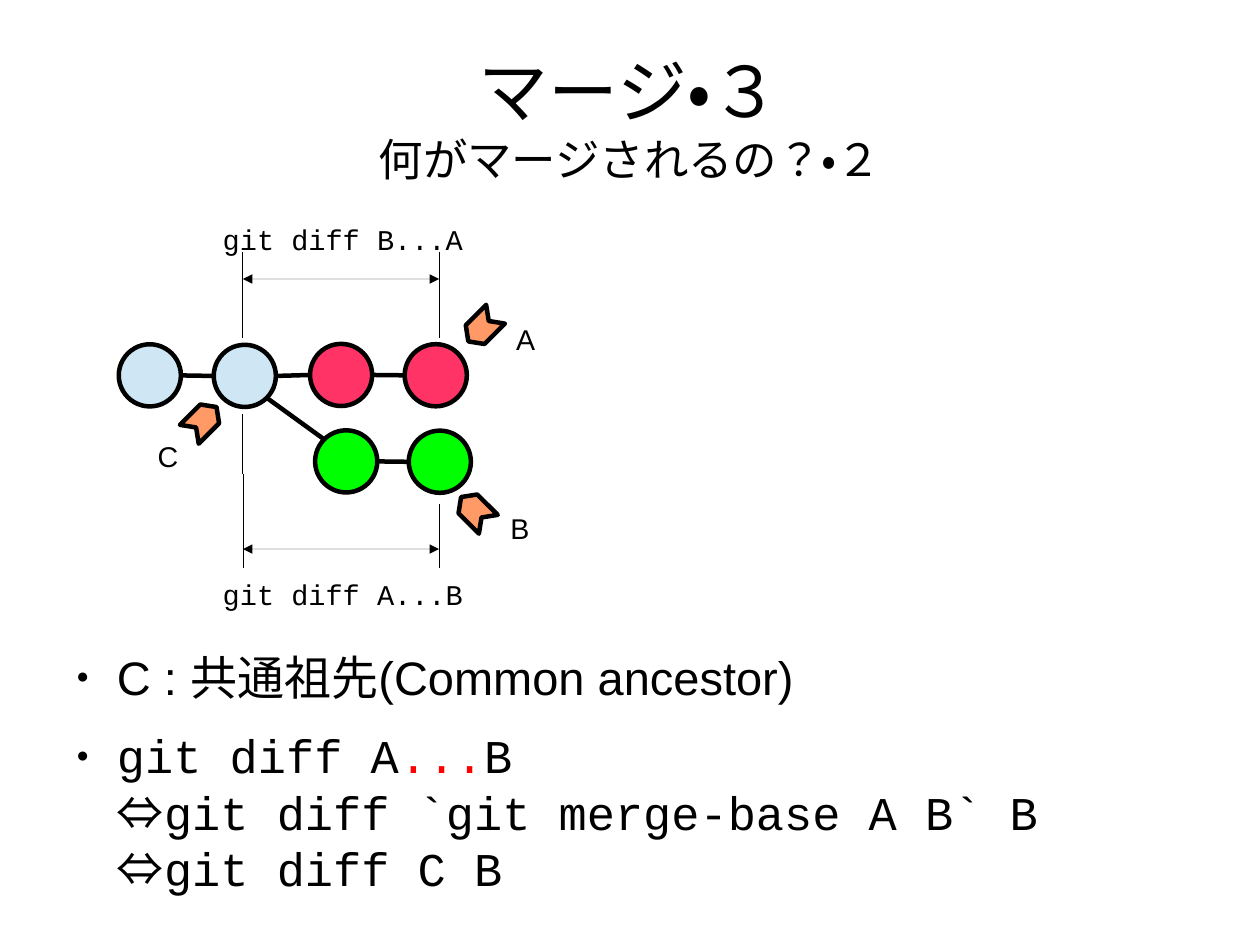
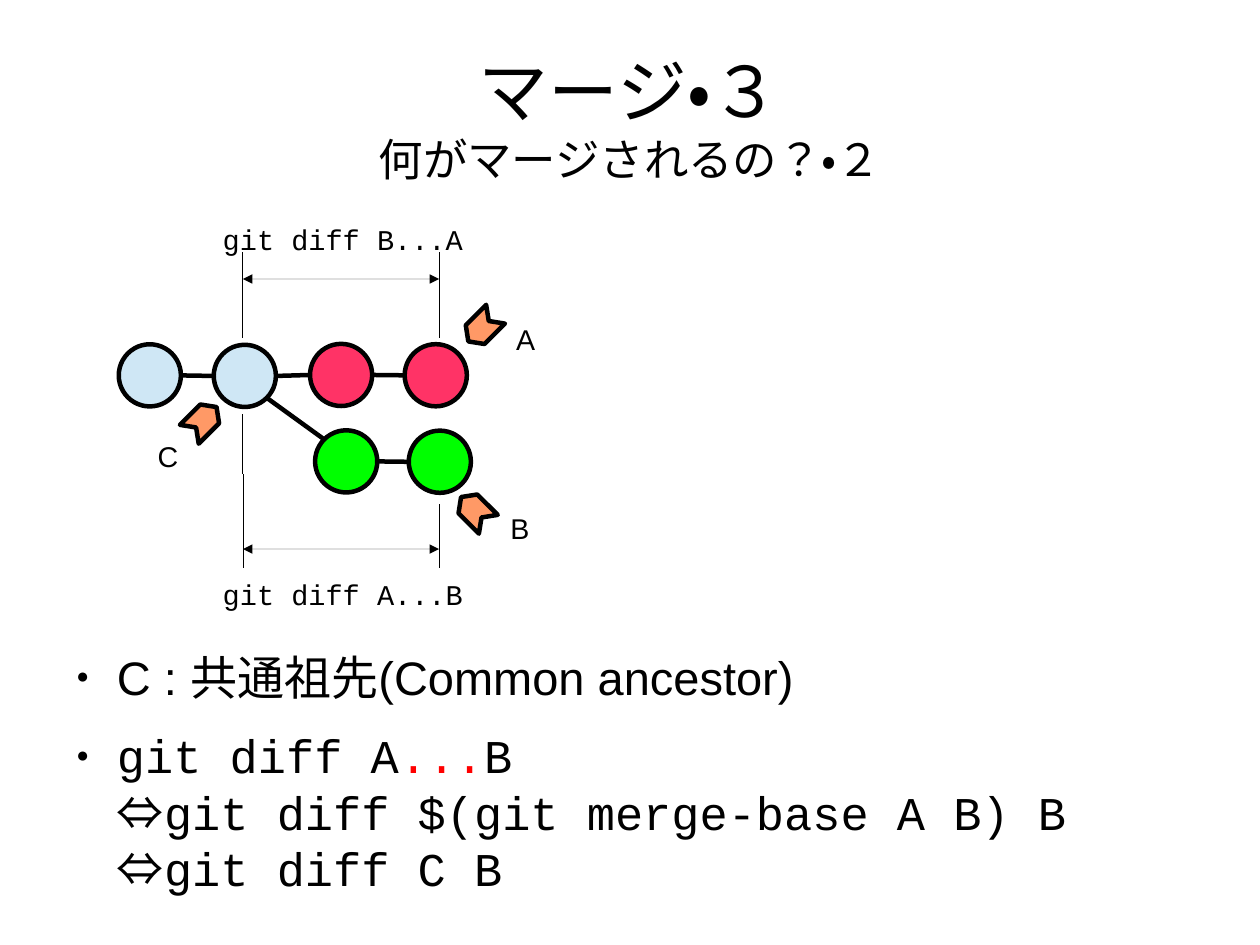
Before and after one commit to pneu/how_to_git, a slide deck: slide 44 of how_to_git.odp. Drawn at 1260x945 pixels with LibreOffice and Linux fonts; fonts in the diff are those of the drawing. Boxes give left, top, right and bottom in pixels: in the first picture for what was removed or moved away, otherwise in the second. Text is boxed around its words. In the diff, an @@ line names an element or a change of style, - is before the commit and + after.

```diff
--- a/how_to_git.odp
+++ b/how_to_git.odp
@@ text at box(117, 740, 1066, 896): text changed @@
-● git diff A...B
-  ⇔git diff `git merge-base A B` B
-  ⇔git diff C B
+● git diff A...B
+  ⇔git diff $(git merge-base A B) B
+  ⇔git diff C B
```
Also in this commit, not shown: 33 other slides changed, 1 other file.
